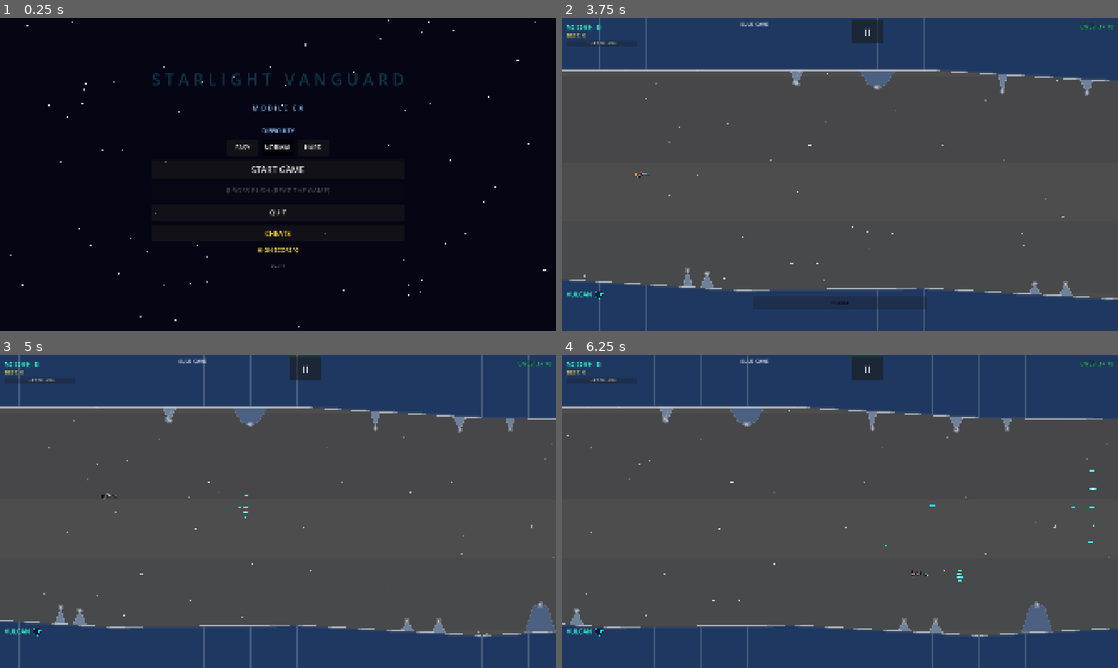
Above: before the commit, frames 1-4 (two rows, left to right).
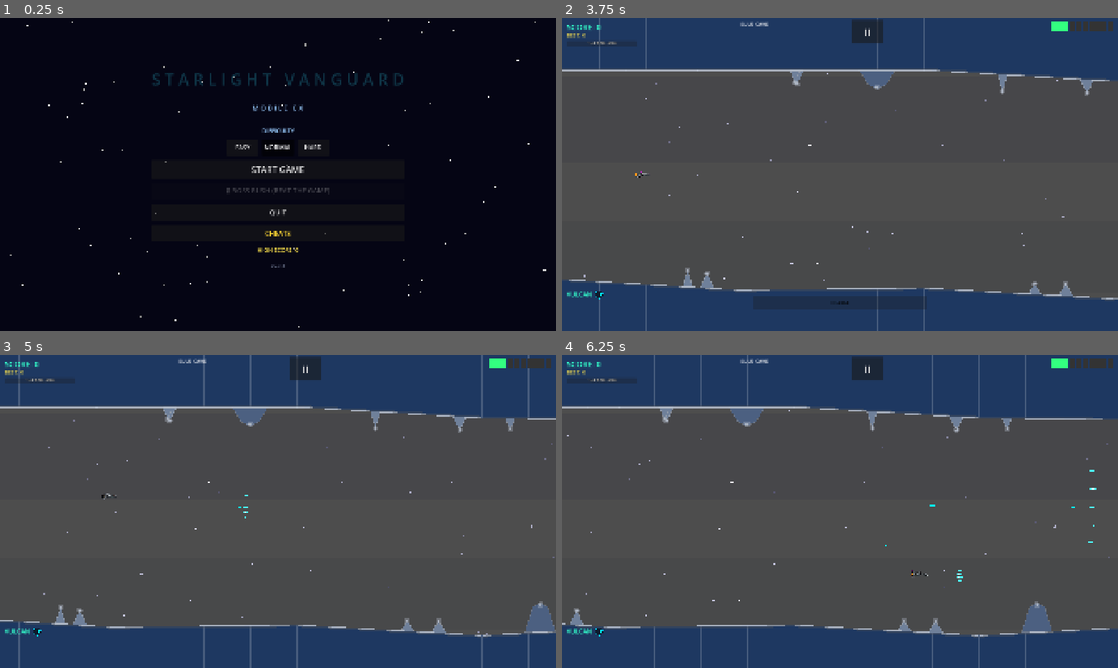
Above: after the commit, the same moments.

Repository: b6-stack/rtype-game
Game: Godot game, scene res://scenes/main_menu/MainMenu.tscn
Two runs of this game, one before a commit and one after it. Both use one fixed random seed, a clock stepped at 60 frames per second and the inputs below.
Inputs (mouse positions are in pixels of both pictures, inside the frame that each line leads up to):
- Up to frame 1 (0.25 s): no input
- Up to frame 2 (3.75 s): click "EASY" at 0.5 s; click "EASY" at 1.25 s; click "NORMAL" at 2 s; click "NORMAL" at 2.75 s; click "START GAME" at 3.5 s
- Up to frame 3 (5 s): tap Enter at 4.25 s; move the mouse to (400, 495) at 4.27 s; hold D (move_right) from 4.28 s (still down); tap Z (charge) at 4.35 s; click (400, 495) at 4.42 s
- Up to frame 4 (6.25 s): release D (move_right) at 5 s; drag from (728, 527) to (812, 574) at 5.02 s; move the mouse to (895, 442) at 5.77 s; hold D (move_right) from 5.78 s (still down); tap Z (charge) at 5.85 s

The runs differ from the first frame. In frame 1, less than 0.1% of the frame differs, in the area x 50-52%, y 78-80%; in frame 2, 0.3%, in the area x 88-100%, y 1-5%; in frame 3, 0.3%; in frame 4, 0.3%.

Commit message:
Always show lives as boxes, shrinking size as the count grows
Replaced the icon-row/text-label fallback with boxes always, scaling
box size and spacing down in three tiers (24x18 up to 6, 18x16 up to
12, 12x14 above that) so Normal's 10 and Easy's 15 reserve lives still
render as a compact box row instead of switching to text.

v2.9.2

Co-Authored-By: Claude Sonnet 5 <noreply@anthropic.com>

Diff:
--- a/autoloads/GameState.gd
+++ b/autoloads/GameState.gd
@@ -8,7 +8,7 @@
 
 ## Bump this alongside export_presets.cfg's version/name on every release
 ## so the main menu version label reflects what's actually installed.
-const APP_VERSION := "2.9.1"
+const APP_VERSION := "2.9.2"
 
 signal score_changed(new_score: int)
 signal lives_changed(new_lives: int)
--- a/scenes/game/hud/HUD.gd
+++ b/scenes/game/hud/HUD.gd
@@ -85,30 +85,30 @@
 		_life_goal_bar.value = clamp(progress * 100.0, 0.0, 100.0)
 		_life_goal_label.text = "1-UP GOAL: %d" % goal
 
-## Icon row above a small cap (matches Hard's max of 5, gives a little
-## headroom) so Normal/Easy's much higher reserve (10/15) doesn't turn
-## into a long strip of tiny boxes eating HUD space — falls back to a
-## compact "current / max" label instead.
-const LIVES_ICON_DISPLAY_CAP: int = 6
-
+## Always a box row, regardless of max lives — box size shrinks as the
+## count grows (Normal/Easy's much higher reserve, 10/15) so it stays a
+## reasonable width instead of running off the HUD.
 func _refresh_lives() -> void:
 	for child in _lives_container.get_children():
 		child.queue_free()
 	var max_lives: int = GameState.get_max_lives()
-	if max_lives <= LIVES_ICON_DISPLAY_CAP:
-		for i in max_lives:
-			var icon := ColorRect.new()
-			icon.custom_minimum_size = Vector2(24, 18)
-			icon.color = Color(0.2, 1.0, 0.5) if i < GameState.lives else Color(0.2, 0.2, 0.2)
-			_lives_container.add_child(icon)
+	var box_size: Vector2
+	var separation: int
+	if max_lives <= 6:
+		box_size = Vector2(24, 18)
+		separation = 6
+	elif max_lives <= 12:
+		box_size = Vector2(18, 16)
+		separation = 4
 	else:
-		var label := Label.new()
-		label.text = "LIVES: %d / %d" % [GameState.lives, max_lives]
-		label.add_theme_font_size_override("font_size", 20)
-		label.add_theme_color_override("font_color", Color(0.2, 1.0, 0.5))
-		label.add_theme_color_override("font_outline_color", Color.BLACK)
-		label.add_theme_constant_override("outline_size", 3)
-		_lives_container.add_child(label)
+		box_size = Vector2(12, 14)
+		separation = 3
+	_lives_container.add_theme_constant_override("separation", separation)
+	for i in max_lives:
+		var icon := ColorRect.new()
+		icon.custom_minimum_size = box_size
+		icon.color = Color(0.2, 1.0, 0.5) if i < GameState.lives else Color(0.2, 0.2, 0.2)
+		_lives_container.add_child(icon)
 
 const WEAPON_ICON_PATHS: Array[String] = [
 	"res://assets/sprites/weapons/icon_vulcan.png",
Not shown, changed: export_presets.cfg
